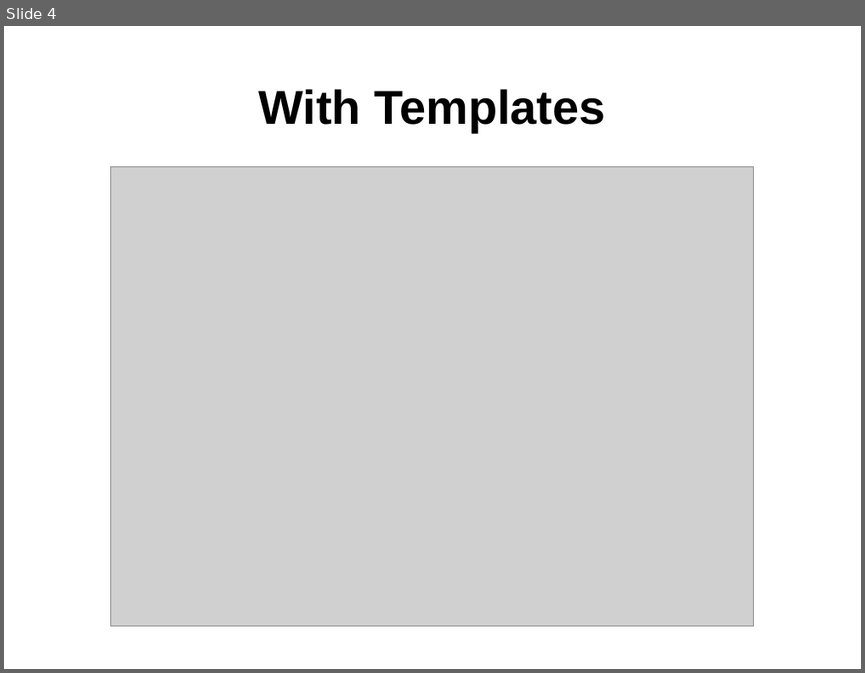
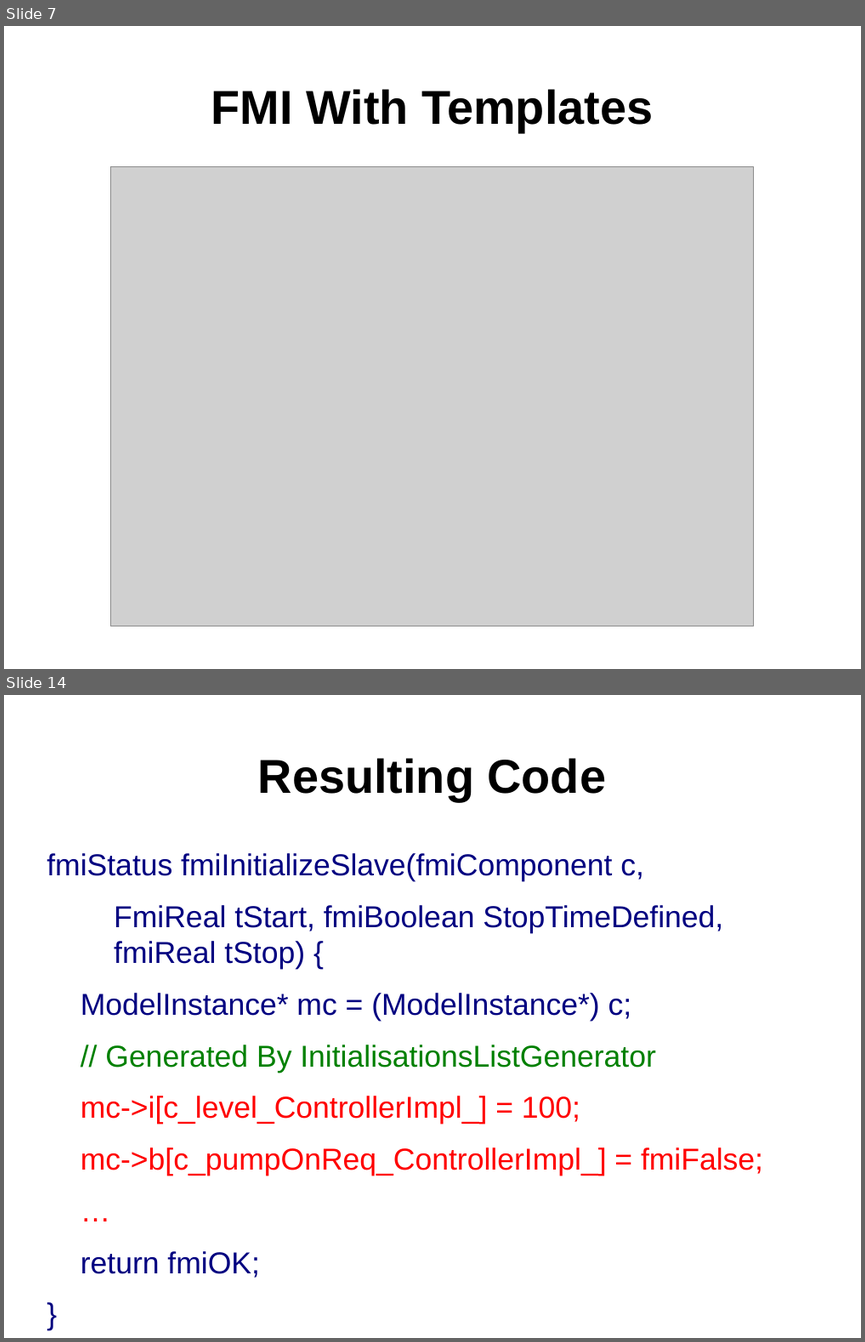
Before and after one commit to weetmuts/rodin-b-sharp-iUML_B_Utils, a slide deck: work/store/Writing/InterfaceTemplatesPaper(acceptedABZ2014)/presentation/templates.odp. Shown one above the other, each under a label of ours: slide 4 before the commit, slides 7 and 14 after it; the slides between them are not shown. The pictures are 865x673 and 865x1342 pixels, drawn with LibreOffice and Linux fonts; fonts in the diff are those of the drawing; grey boxes stand for pictures. Boxes give left, top, right and bottom in pixels: in the first picture for what was removed or moved away, otherwise in the second. Text is boxed around its words. In the diff, an @@ line names an element or a change of style, - is before the commit and + after.

```diff
--- a/work/store/Writing/InterfaceTemplatesPaper(acceptedABZ2014)/presentation/templates.odp
+++ b/work/store/Writing/InterfaceTemplatesPaper(acceptedABZ2014)/presentation/templates.odp
@@ slide 14 added at [4, 695, 861, 1338], background #FFFFFF @@
@@ title added at [258, 758, 607, 801], 44 pt, text #000000, bold @@
+Resulting Code
@@ text added at [46, 853, 763, 1277], 28 pt, text #000080 @@
+fmiStatus fmiInitializeSlave(fmiComponent c,
+FmiReal tStart, fmiBoolean StopTimeDefined, fmiReal tStop) {
+ModelInstance* mc = (ModelInstance*) c;
+// Generated By InitialisationsListGenerator
+mc->i[c_level_ControllerImpl_] = 100;
+mc->b[c_pumpOnReq_ControllerImpl_] = fmiFalse;
+…
+return fmiOK;
+}
@@ what was slide 4 is now slide 7 @@
@@ slide 7 changed as well @@
@@ title at [211, 89, 653, 132]: text changed @@
-With Templates
+FMI With Templates
```
Also in this commit, not shown: 1 other slide changed, 10 other slides added, 1 slide removed, 11 other files.
